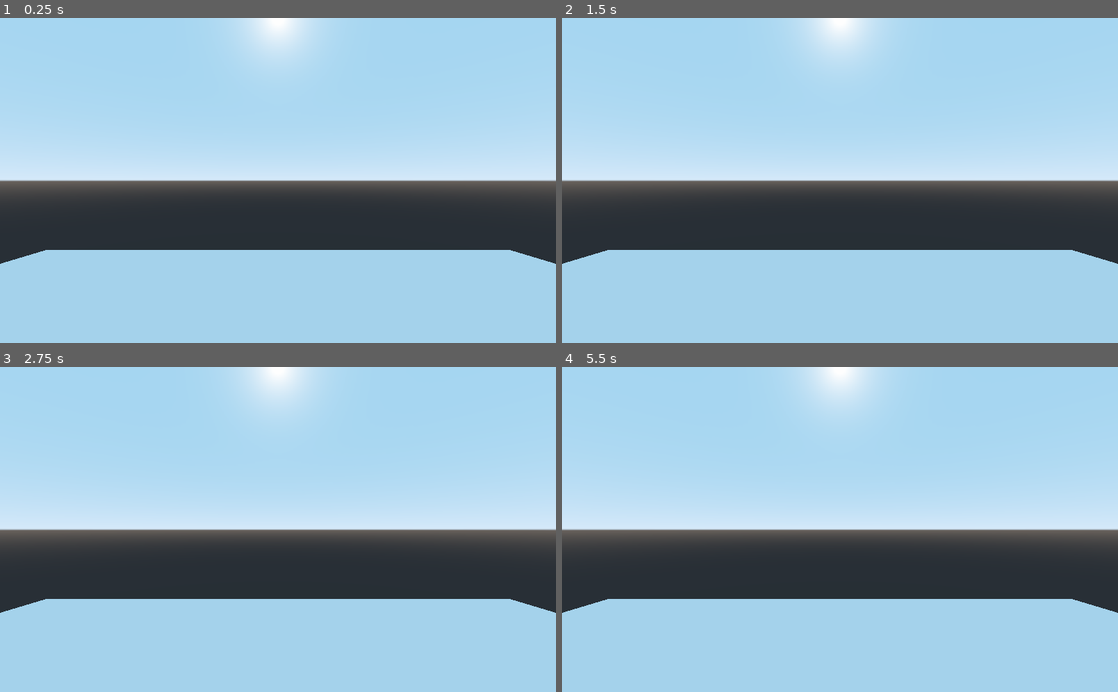
Above: before the commit, frames 1-4 (two rows, left to right).
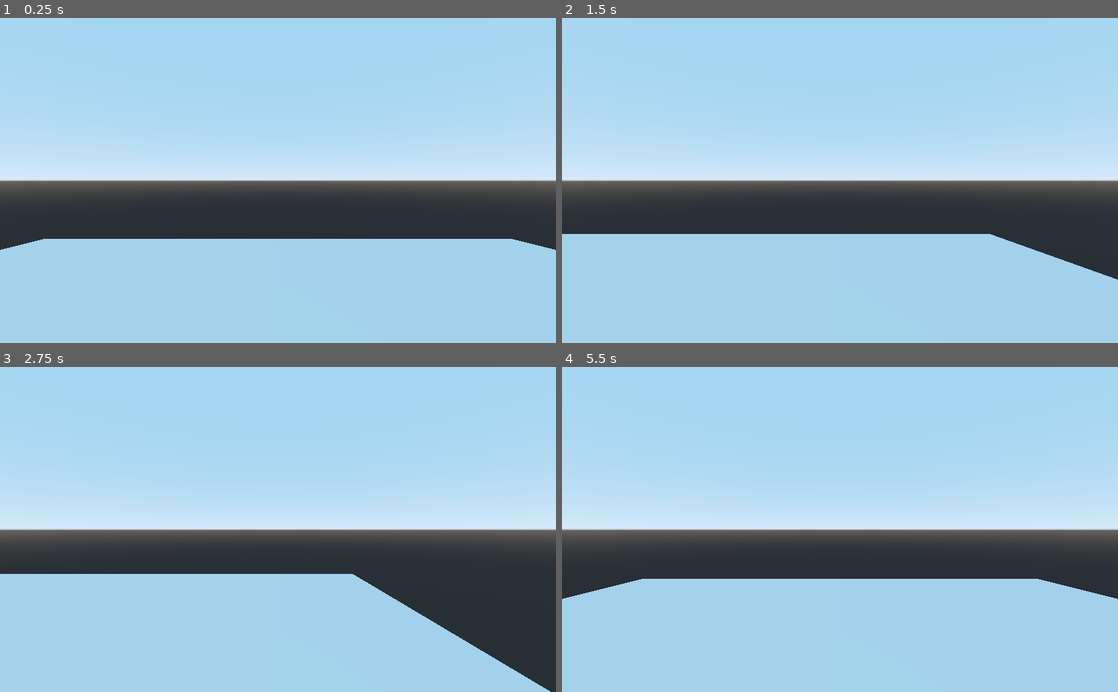
Above: after the commit, the same moments.

Repository: bigdavisc/ProjectTesseract
Game: Godot game, scene res://World.tscn
Same seed, same stepped clock (60 frames per second), same inputs: the game is played once before the commit and once after it. The project has no main scene, so this scene is started directly.
Inputs:
- Up to frame 1 (0.25 s): no input
- Up to frame 2 (1.5 s): tap Enter at 0.5 s; hold Right (ui_right) 0.53-1.28 s; hold Down (ui_down) from 1.28 s (still down)
- Up to frame 3 (2.75 s): release Down (ui_down) at 2.03 s; hold Right (ui_right) from 2.03 s (still down)
- Up to frame 4 (5.5 s): release Right (ui_right) at 2.78 s; hold Up (ui_up) 2.78-3.53 s; tap Space at 3.5 s; hold Left (ui_left) 3.53-5.03 s; hold Down (ui_down) from 5.03 s (still down)

The runs differ from the first frame. In frame 1, 5.1% of the frame differs, in the area x 0-100%, y 0-76%; in frame 2, 6.3%; in frame 3, 11%, in the area x 0-100%, y 0-100%; in frame 4, 7.3%.

Commit message:
Add basic movement to the player

Diff:
--- /dev/null
+++ b/Player.gd
@@ -0,0 +1,24 @@
+extends KinematicBody
+
+# Declare member variables here. Examples:
+# var a = 2
+# var b = "text"
+var forward_vec = Vector3(1,0,0)
+var right_vec = Vector3(0,0,1)
+var player_speed = 4
+# Called when the node enters the scene tree for the first time.
+func _ready():
+	pass
+
+func _physics_process(delta):
+	if(Input.is_action_pressed("ui_up")):
+		translate(forward_vec*player_speed*delta)
+	if(Input.is_action_pressed("ui_down")):
+		translate(-forward_vec*player_speed*delta)
+	if(Input.is_action_pressed("ui_left")):
+		translate(-right_vec*player_speed*delta)
+	if(Input.is_action_pressed("ui_right")):
+		translate(right_vec*player_speed*delta)
+# Called every frame. 'delta' is the elapsed time since the previous frame.
+#func _process(delta):
+#	pass
--- a/Player.tscn
+++ b/Player.tscn
@@ -1,19 +1,22 @@
-[gd_scene load_steps=3 format=2]
+[gd_scene load_steps=4 format=2]
+
+[ext_resource path="res://Player.gd" type="Script" id=1]
 
 [sub_resource type="CapsuleShape" id=1]
 
 [sub_resource type="CapsuleMesh" id=2]
 
 [node name="Player" type="KinematicBody"]
+script = ExtResource( 1 )
 
 [node name="CollisionShape" type="CollisionShape" parent="."]
-transform = Transform( 1, 0, 0, 0, -4.37114e-008, -1, 0, 1, -4.37114e-008, 0, 0, 0 )
+transform = Transform( 0.5, 0, 0, 0, -2.18557e-008, -0.5, 0, 0.5, -2.18557e-008, 0, 0, 0 )
 shape = SubResource( 1 )
 
 [node name="MeshInstance" type="MeshInstance" parent="."]
-transform = Transform( 1, 0, 0, 0, -4.37114e-008, -1, 0, 1, -4.37114e-008, 0, 0, 0 )
+transform = Transform( 0.5, 0, 0, 0, -2.18557e-008, -0.5, 0, 0.5, -2.18557e-008, 0, 0, 0 )
 mesh = SubResource( 2 )
 material/0 = null
 
 [node name="Camera" type="Camera" parent="."]
-transform = Transform( 1, 0, 0, 0, 1, 0, 0, 0, 1, 0, 1, 0 )
+transform = Transform( -2.18557e-008, 0, -0.5, 0, 0.5, 0, 0.5, 0, -2.18557e-008, 0, 0.5, 0 )
--- a/project.godot
+++ b/project.godot
@@ -18,6 +18,37 @@
 config/name="ProjectTesseract"
 config/icon="res://icon.png"
 
+[input]
+
+ui_left={
+"deadzone": 0.5,
+"events": [ Object(InputEventKey,"resource_local_to_scene":false,"resource_name":"","device":0,"alt":false,"shift":false,"control":false,"meta":false,"command":false,"pressed":false,"scancode":16777231,"unicode":0,"echo":false,"script":null)
+, Object(InputEventJoypadButton,"resource_local_to_scene":false,"resource_name":"","device":0,"button_index":14,"pressure":0.0,"pressed":false,"script":null)
+, Object(InputEventKey,"resource_local_to_scene":false,"resource_name":"","device":0,"alt":false,"shift":false,"control":false,"meta":false,"command":false,"pressed":false,"scancode":65,"unicode":0,"echo":false,"script":null)
+ ]
+}
+ui_right={
+"deadzone": 0.5,
+"events": [ Object(InputEventKey,"resource_local_to_scene":false,"resource_name":"","device":0,"alt":false,"shift":false,"control":false,"meta":false,"command":false,"pressed":false,"scancode":16777233,"unicode":0,"echo":false,"script":null)
+, Object(InputEventJoypadButton,"resource_local_to_scene":false,"resource_name":"","device":0,"button_index":15,"pressure":0.0,"pressed":false,"script":null)
+, Object(InputEventKey,"resource_local_to_scene":false,"resource_name":"","device":0,"alt":false,"shift":false,"control":false,"meta":false,"command":false,"pressed":false,"scancode":68,"unicode":0,"echo":false,"script":null)
+ ]
+}
+ui_up={
+"deadzone": 0.5,
+"events": [ Object(InputEventKey,"resource_local_to_scene":false,"resource_name":"","device":0,"alt":false,"shift":false,"control":false,"meta":false,"command":false,"pressed":false,"scancode":16777232,"unicode":0,"echo":false,"script":null)
+, Object(InputEventJoypadButton,"resource_local_to_scene":false,"resource_name":"","device":0,"button_index":12,"pressure":0.0,"pressed":false,"script":null)
+, Object(InputEventKey,"resource_local_to_scene":false,"resource_name":"","device":0,"alt":false,"shift":false,"control":false,"meta":false,"command":false,"pressed":false,"scancode":87,"unicode":0,"echo":false,"script":null)
+ ]
+}
+ui_down={
+"deadzone": 0.5,
+"events": [ Object(InputEventKey,"resource_local_to_scene":false,"resource_name":"","device":0,"alt":false,"shift":false,"control":false,"meta":false,"command":false,"pressed":false,"scancode":16777234,"unicode":0,"echo":false,"script":null)
+, Object(InputEventJoypadButton,"resource_local_to_scene":false,"resource_name":"","device":0,"button_index":13,"pressure":0.0,"pressed":false,"script":null)
+, Object(InputEventKey,"resource_local_to_scene":false,"resource_name":"","device":0,"alt":false,"shift":false,"control":false,"meta":false,"command":false,"pressed":false,"scancode":83,"unicode":0,"echo":false,"script":null)
+ ]
+}
+
 [rendering]
 
 environment/default_environment="res://default_env.tres"
Not shown, changed: README.md
